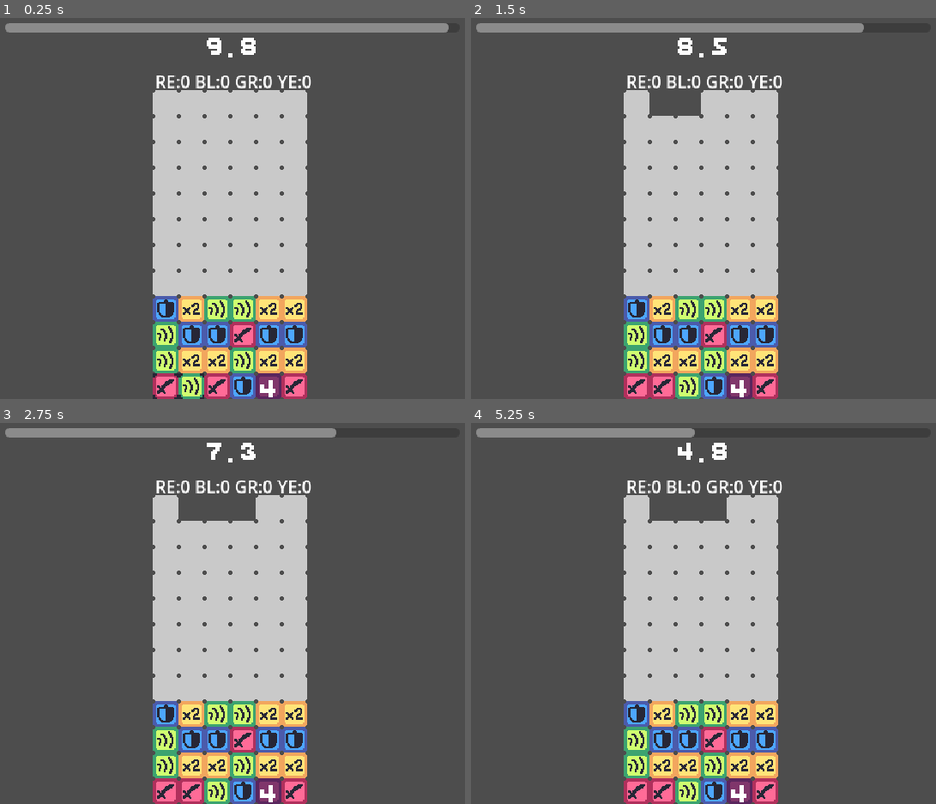
Above: before the commit, frames 1-4 (two rows, left to right).
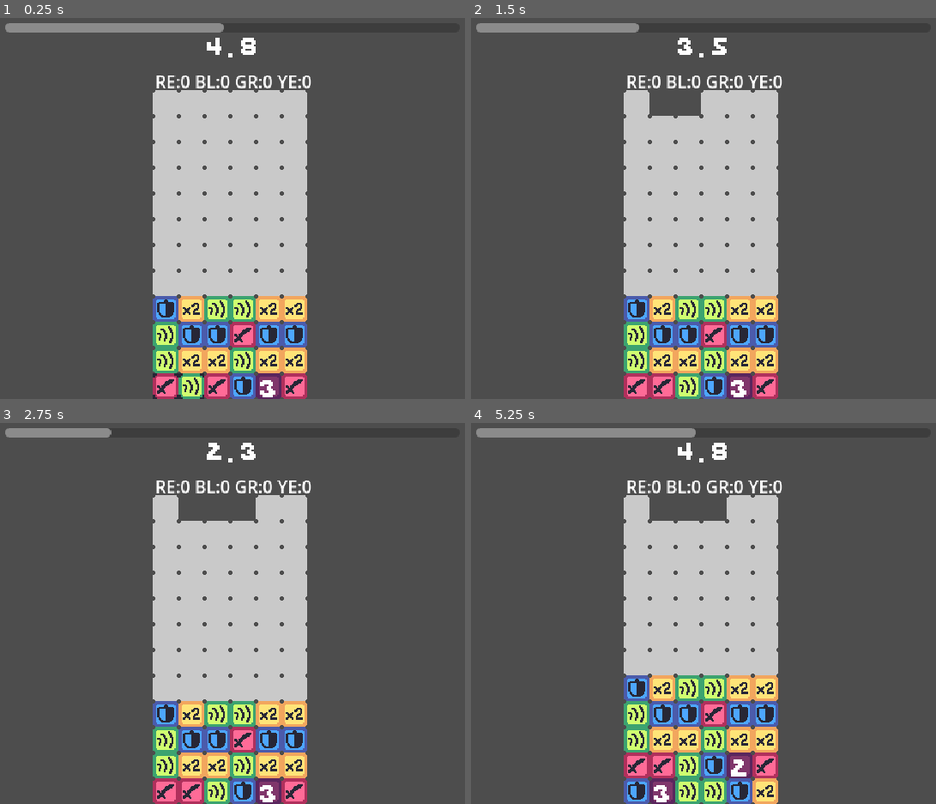
Above: after the commit, the same moments.

Repository: JUB-Yoush/pdp-rpg
Game: Godot game, scene res://src/combat_demo.tscn
Same seed, same stepped clock (60 frames per second), same inputs: the game is played once before the commit and once after it.
Inputs:
- Up to frame 1 (0.25 s): no input
- Up to frame 2 (1.5 s): tap Enter at 0.5 s; hold D (right) 0.53-1.28 s; hold Z (accept) 0.53-1.28 s; hold S (down) from 1.28 s (still down); tap Z (accept) at 1.35 s
- Up to frame 3 (2.75 s): release S (down) at 2.03 s; hold D (right) from 2.03 s (still down); hold Z (accept) from 2.03 s (still down)
- Up to frame 4 (5.25 s): release D (right) at 2.78 s; release Z (accept) at 2.78 s; hold W (up) 2.78-3.53 s; tap Z (accept) at 2.85, 3.5, 4.35 s; hold Z (accept) 3.53-4.28 s; hold A (left) 3.53-5.03 s; hold S (down) from 5.03 s (still down); hold Z (accept) from 5.03 s (still down)

The runs differ from the first frame. In frame 1, 1.3% of the frame differs, in the area x 44-97%, y 1-100%; in frame 2, 1.3%; in frame 3, 1.3%; in frame 4, 9.7%, in the area x 32-67%, y 1-100%.

Commit message:
made empties have a lower z-index, not a good solution but

Diff:
--- a/src/puzzle_game/grid.gd
+++ b/src/puzzle_game/grid.gd
@@ -55,6 +55,8 @@
 	call_every_pos(change_to_empty)
 
 func insert_action_piece(col,row,actionPiece):
+	if !grid_array[col][row].empty:
+		push_error("insering action piece in non-empty spot")
 	add_child(actionPiece)
 	#actionPiece.countdown_finished.connect(action_countdown_finished)
 	grid_array[col][row] = actionPiece
--- a/src/puzzle_game/piece.gd
+++ b/src/puzzle_game/piece.gd
@@ -25,6 +25,10 @@
 			#sprite.texture = load("res://assets/block-PURPLE.png")
 		#COLORS.YE:
 			#sprite.texture = load("res://assets/block-YELLOW.png")
+	if type == TYPE.EM:
+		z_index = -100
+
+
 
 func move(new_pos:Vector2):
 	var tween = create_tween()
--- a/src/puzzle_game/puzzle_game.gd
+++ b/src/puzzle_game/puzzle_game.gd
@@ -11,7 +11,7 @@
 		TYPE.PR:0}
 
 var is_puzzling = true
-var puzzle_time = 10.0
+var puzzle_time = 5.0
 
 signal done_puzzling(puzzle_points,ready_action_pieces)
 
--- a/src/resources/attack_actions/basic_attack.tres
+++ b/src/resources/attack_actions/basic_attack.tres
@@ -10,6 +10,6 @@
 energy_cost = 0
 element = 0
 action_type = 0
-countdown_time = 4
+countdown_time = 3
 is_targeting_self = false
 is_targeting_all = false
